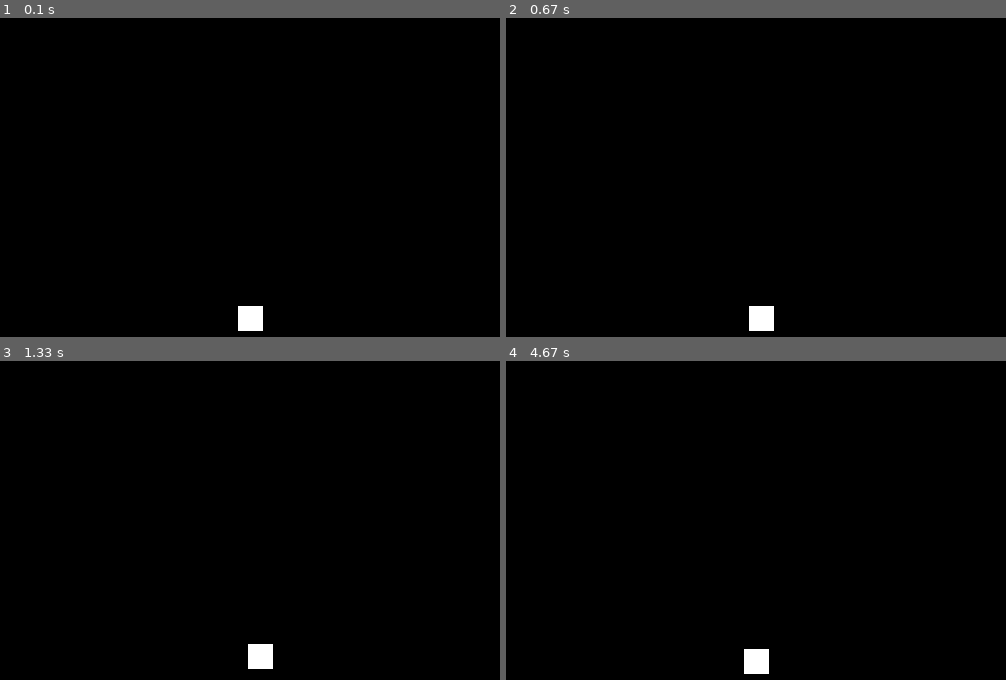
Above: before the commit, frames 1-4 (two rows, left to right).
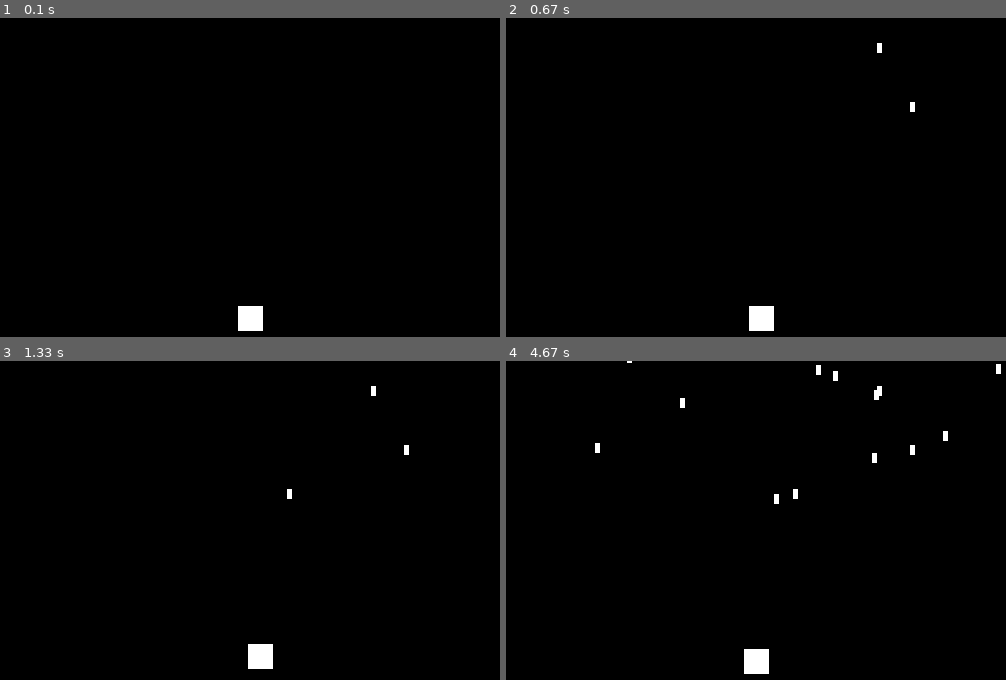
Above: after the commit, the same moments.

Repository: NProg1/pygame
Game: pygame game, started from game.py
Same seed, same stepped clock (60 frames per second), same inputs: the game is played once before the commit and once after it.
Inputs:
- Up to frame 1 (0.1 s): no input
- Up to frame 2 (0.67 s): hold Right from 0.33 s (still down)
- Up to frame 3 (1.33 s): release Right at 0.8 s; hold Up 0.83-1.13 s; hold Right from 1.17 s (still down)
- Up to frame 4 (4.67 s): release Right at 1.63 s; hold Left 1.67-2.2 s; hold Down 2.23-2.53 s; hold Left 2.57-2.97 s; hold Up 3-3.37 s; hold Right 3.4-4.03 s; hold Down 4.07-4.43 s; hold Left from 4.47 s (still down)

Frame 1 is identical in both runs. In frame 2, less than 0.1% of the frame differs, in the area x 74-82%, y 7-30%; in frame 3, less than 0.1%; in frame 4, 0.4%, in the area x 17-99%, y 0-45%.

Commit message:
add enemy

Diff:
--- a/game.py
+++ b/game.py
@@ -1,5 +1,6 @@
 # Import pygame
 import pygame
+import random
 
 from pygame.locals import (
     K_UP,
@@ -33,12 +34,43 @@
         if pressed_keys == K_DOWN:
             self.rect.move_ip(0, 5)
 
+class Enemy(pygame.sprite.Sprite):
+    def __init__(self):
+        super(Enemy, self).__init__()
+        self.surf = pygame.Surface((5, 10))
+        self.surf.fill((255, 255, 255))
+        self.rect = self.surf.get_rect(
+            center=(
+                random.randint(0, SCREEN_WIDTH),
+                random.randint(SCREEN_HEIGHT-700, SCREEN_HEIGHT-450),
+            )
+        )
+        self.speed = random.randint(5, 10)
+
+    # Move the sprite based on speed
+    # Remove the sprite when it passes the left edge of the screen
+    def update(self):
+        self.rect.move_ip(0,self.speed)
+        if self.rect.right < 0:
+            self.kill()
+
 pygame.init()
 
 screen = pygame.display.set_mode((SCREEN_WIDTH, SCREEN_WIDTH))
 
 # Instantiate player
 player = Player()
+
+# Create a custom event for adding a new enemy
+ADDENEMY = pygame.USEREVENT + 1
+pygame.time.set_timer(ADDENEMY, 250)
+
+
+# Create groups to hold enemy sprites and all sprites
+# - all_sprites is used for rendering
+enemies = pygame.sprite.Group()
+all_sprites = pygame.sprite.Group()
+all_sprites.add(player)
 
 # Variable to keep the game loop running
 running = True
@@ -55,9 +87,21 @@
             player.update(event.key)
             if event.key == K_ESCAPE:
                 running = False
+        elif event.type == ADDENEMY:
+            # Create the new enemy and add it to sprite groups
+            new_enemy = Enemy()
+            enemies.add(new_enemy)
+            all_sprites.add(new_enemy)
+
+    # Update enemy position
+    #enemies.update()
 
     # fill screen with the blank
     screen.fill((0, 0, 0))
+    # Draw all sprites
+    for entity in all_sprites:
+        screen.blit(entity.surf, entity.rect)
+
 
     # draw the player on the screen
     screen.blit(player.surf, player.rect)
